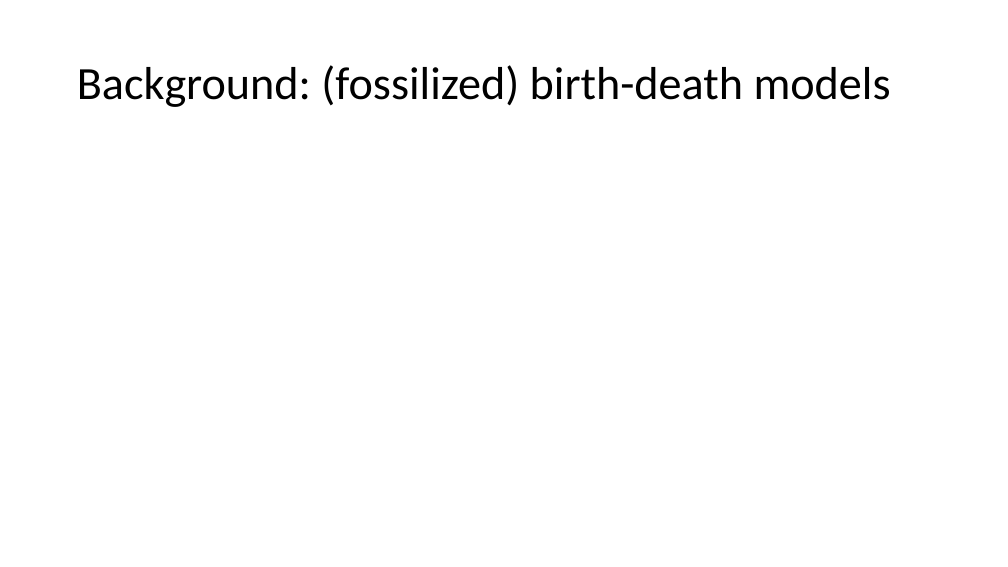
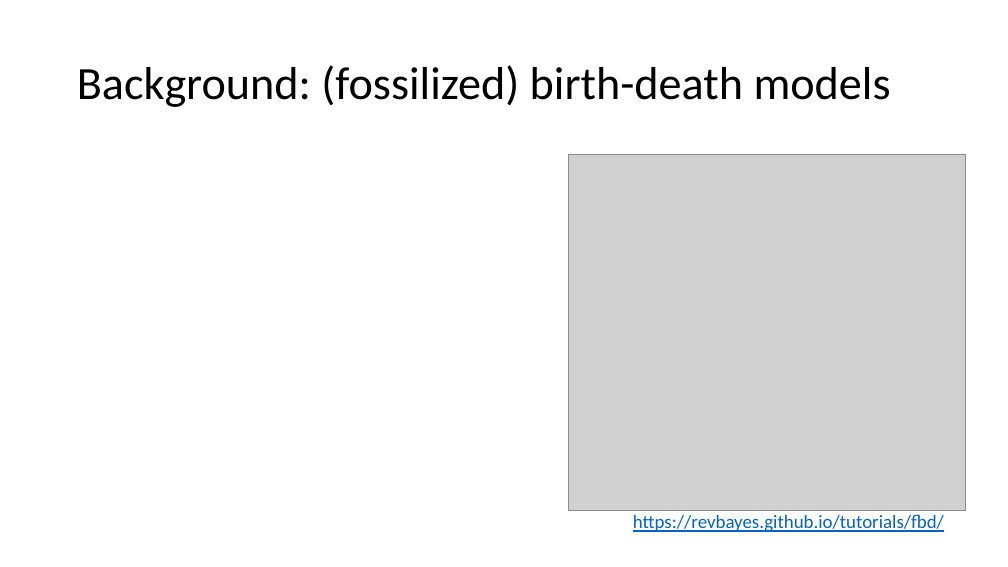
Before and after one commit to brpetrucci/ssetests_chap1, a slide deck: slide 2 of presentation/evol_2023.pptx. Drawn at 1008x567 pixels with LibreOffice and Linux fonts; fonts in the diff are those of the drawing; grey boxes stand for pictures. Boxes give left, top, right and bottom in pixels: in the first picture for what was removed or moved away, otherwise in the second. Text is boxed around its words. In the diff, an @@ line names an element or a change of style, - is before the commit and + after.

```diff
--- a/presentation/evol_2023.pptx
+++ b/presentation/evol_2023.pptx
@@ picture added at [569,155,966,511] @@
@@ text added at [633,514,944,532], 18 pt, text #0563C1, underline @@
+https://revbayes.github.io/tutorials/fbd/
```
Also in this commit, not shown: 3 other slides changed, 18 slides added, 8 slides removed, 5 other files.
